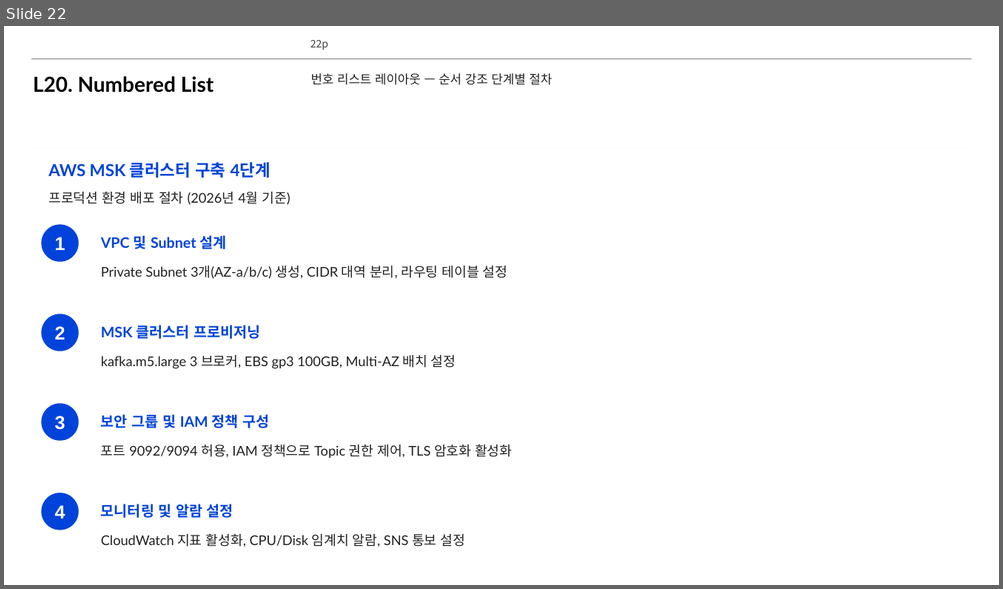
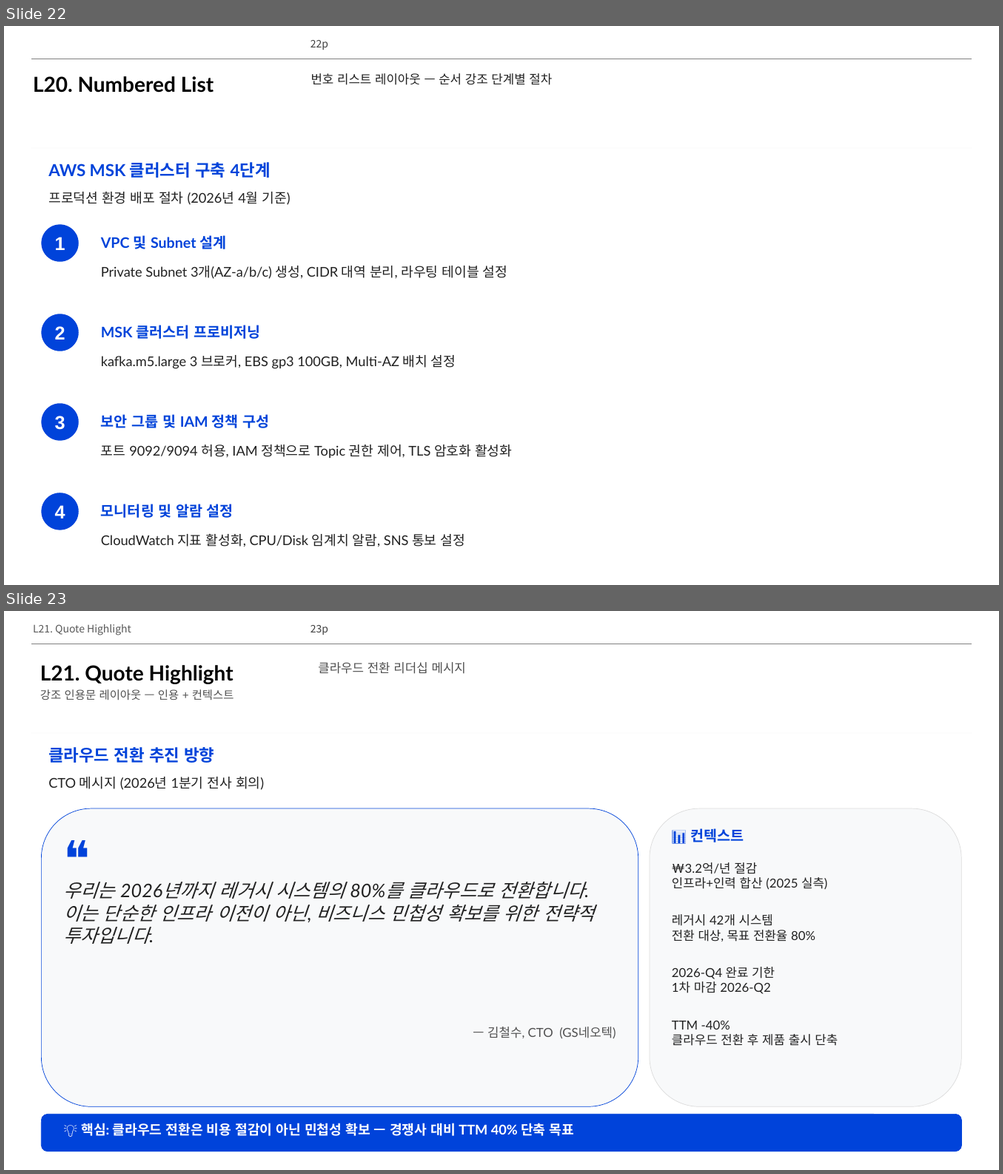
Before and after one commit to lhs6395-hslee/project-steer, a slide deck: results/pptx/AWS_MSK_Expert_Intro.pptx. Shown one above the other, each under a label of ours: slide 22 before the commit, slides 22 and 23 after it. The pictures are 1003x589 and 1003x1174 pixels, drawn with LibreOffice and Linux fonts; fonts in the diff are those of the drawing; background and template pictures are left out. Boxes give left, top, right and bottom in pixels: in the first picture for what was removed or moved away, otherwise in the second. Text is boxed around its words. In the diff, an @@ line names an element or a change of style, - is before the commit and + after.

```diff
--- a/results/pptx/AWS_MSK_Expert_Intro.pptx
+++ b/results/pptx/AWS_MSK_Expert_Intro.pptx
@@ slide 23 added at (4,611,999,1170), background #FFFFFF; not listed: 3 template elements that a slide beside it also shows @@
@@ text added at (33,624,131,635), 10 pt, text #595959 @@
+L21. Quote Highlight
@@ text added at (40,665,233,684), 20 pt, text #000000, bold @@
+L21. Quote Highlight
@@ text added at (318,662,466,674), 12 pt, text #505050 @@
+클라우드 전환 리더십 메시지
@@ text added at (40,689,234,700), 11 pt, text #505050 @@
+강조 인용문 레이아웃 — 인용 + 컨텍스트
@@ text added at (48,747,214,763), 16 pt, text #0043DA, bold @@
+클라우드 전환 추진 방향
@@ text added at (48,777,264,790), 13 pt, text #212121 @@
+CTO 메시지 (2026년 1분기 전사 회의)
@@ rounded rectangle added at (41,809,638,1107), fill #F8F9FA, outline #0043DA 0.5 pt @@
@@ rounded rectangle added at (649,809,962,1107), fill #F8F9FA, outline #DCDCDC 0.5 pt @@
@@ text added at (57,823,108,872), 48 pt, text #0043DA @@
+❝
@@ text added at (690,829,743,843), 14 pt, text #0043DA, bold @@
+📊 컨텍스트
@@ text added at (671,863,837,1046), 12 pt, text #212121 @@
+₩3.2억/년 절감
+인프라+인력 합산 (2025 실측)
+레거시 42개 시스템
+전환 대상, 목표 전환율 80%
+2026-Q4 완료 기한
+1차 마감 2026-Q2
+TTM -40%
+클라우드 전환 후 제품 출시 단축
@@ text added at (63,882,595,944), 18 pt, text #212121, italic @@
+우리는 2026년까지 레거시 시스템의 80%를 클라우드로 전환합니다. 이는 단순한 인프라 이전이 아닌, 비즈니스 민첩성 확보를 위한 전략적 투자입니다.
@@ text added at (487,1027,615,1039), 12 pt, text #505050 @@
+— 김철수, CTO (GS네오텍)
@@ rounded rectangle added at (41,1115,962,1152), fill #0043DA, outline #0043DA 0.5 pt @@
@@ text added at (81,1123,574,1136), 13 pt, text #FFFFFF, bold @@
+💡 핵심: 클라우드 전환은 비용 절감이 아닌 민첩성 확보 — 경쟁사 대비 TTM 40% 단축 목표
```
Also in this commit, not shown: 2 other slides added, 2 other files.
